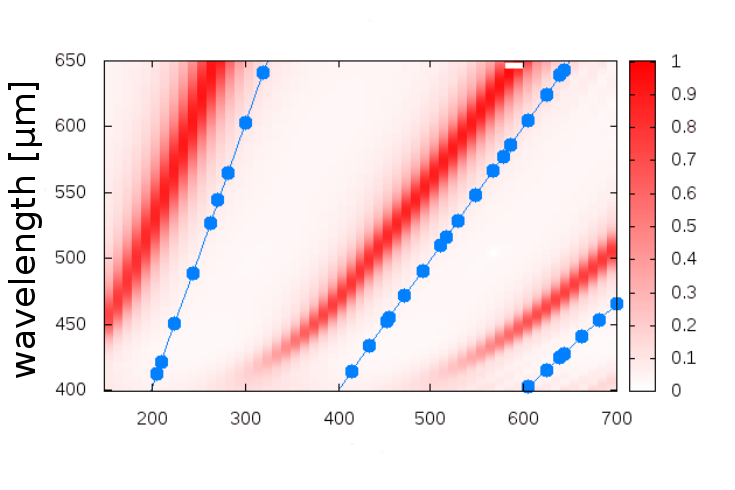
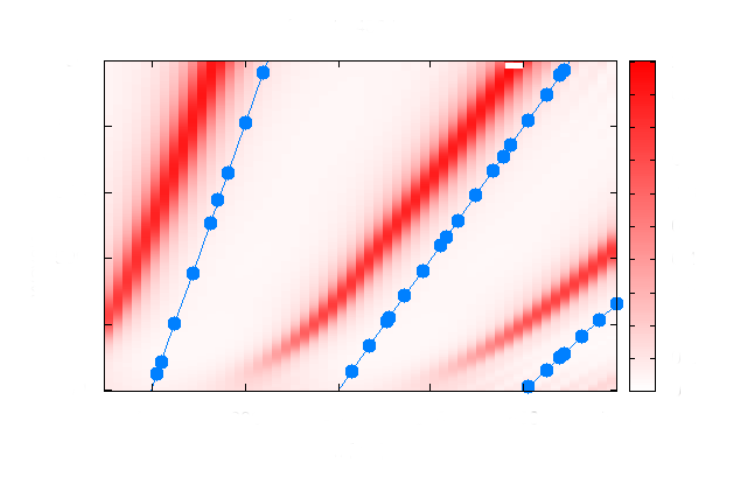
Layer changes from the first 735x490 image to the second:
removed layer "wavelength [μm]" over [8, 83, 42, 378]
painted on "rezonant_trans_f01.png" over [27, 19, 697, 461]
